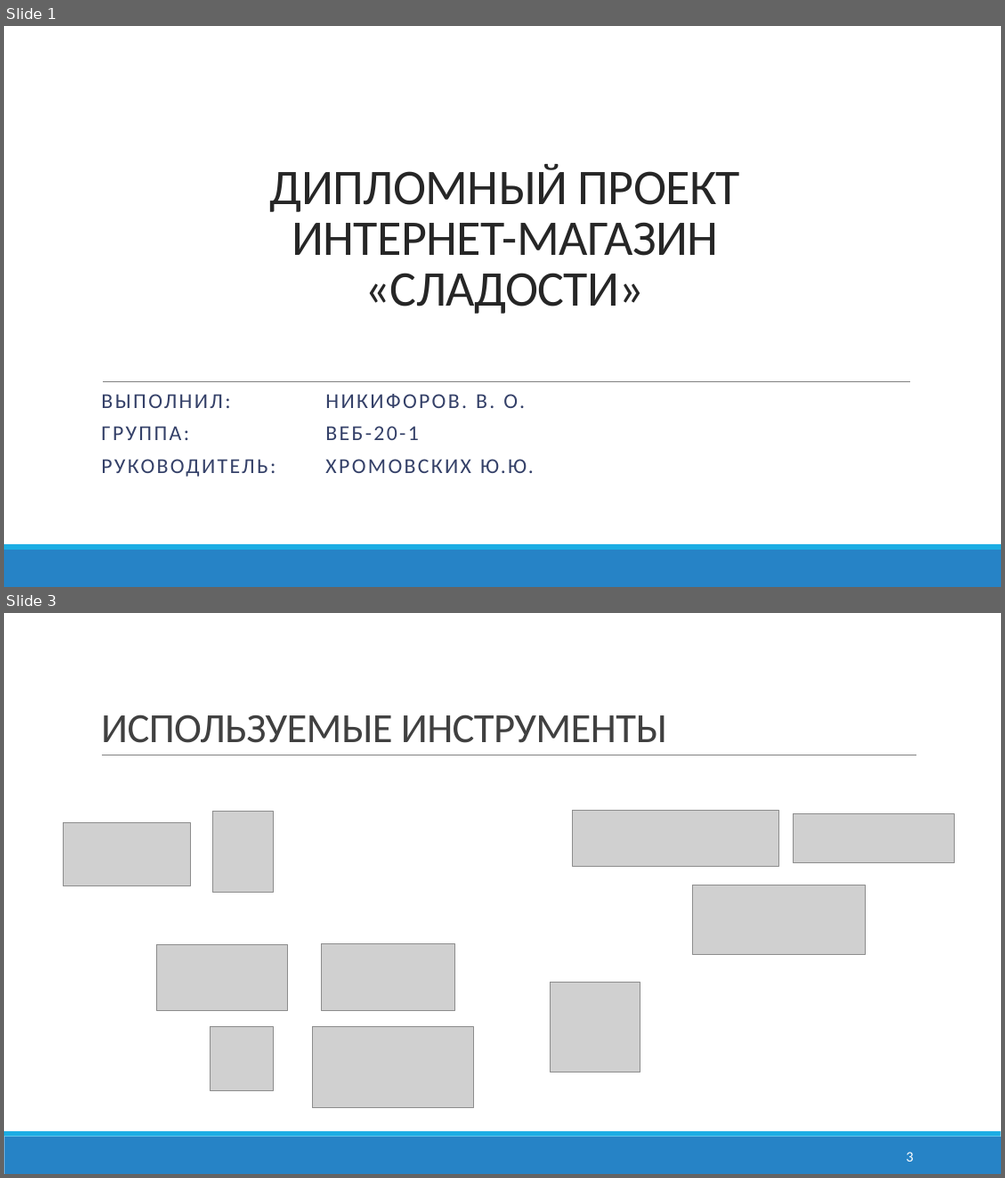
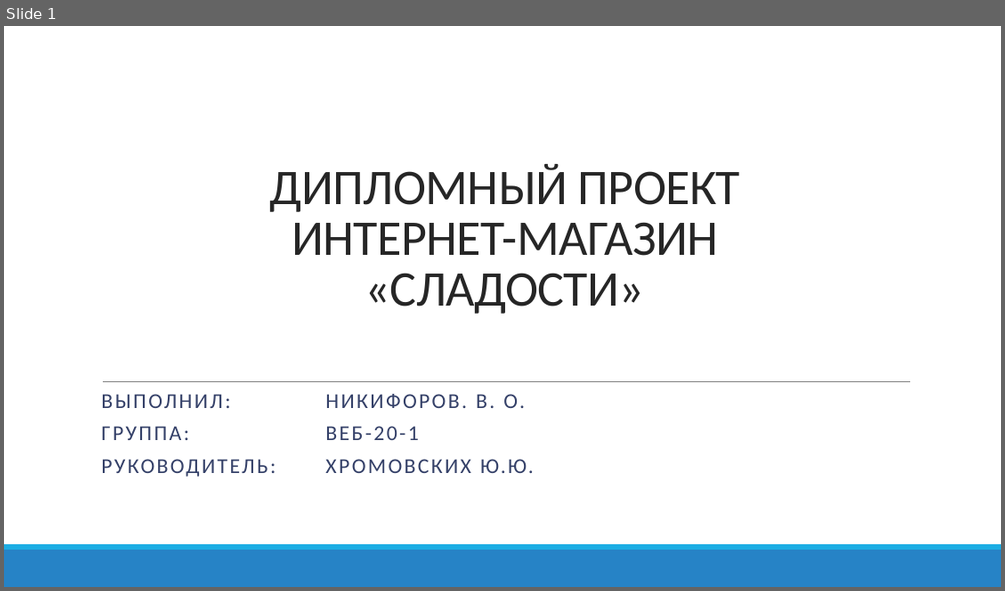
Before and after one commit to NikvaseN/degree-work, a slide deck: docs/Презентация.pptx. Shown one above the other, each under a label of ours: slides 1 and 3 before the commit, slide 1 after it; the slides between them are not shown. The pictures are 1005x1178 and 1005x591 pixels, drawn with LibreOffice and Linux fonts; fonts in the diff are those of the drawing; grey boxes stand for pictures. Boxes give left, top, right and bottom in pixels: in the first picture for what was removed or moved away, otherwise in the second. Text is boxed around its words. In the diff, an @@ line names an element or a change of style, - is before the commit and + after.

```diff
--- a/docs/Презентация.pptx
+++ b/docs/Презентация.pptx
@@ slide 3 removed at (4,613,1001,1174), background #FFFFFF; not listed: 2 template elements that a slide beside it also shows @@
@@ title removed at (101,714,667,743) @@
-ИСПОЛЬЗУЕМЫЕ ИНСТРУМЕНТЫ
@@ line removed from (102, 755) to (917, 755) @@
@@ picture removed at (63,823,190,887) @@
@@ picture removed at (212,811,273,892) @@
@@ picture removed at (573,811,778,866) @@
@@ picture removed at (793,814,955,863) @@
@@ picture removed at (693,885,865,954) @@
@@ picture removed at (156,944,288,1010) @@
@@ picture removed at (322,943,455,1010) @@
@@ picture removed at (550,981,639,1071) @@
@@ picture removed at (210,1027,274,1091) @@
@@ picture removed at (312,1027,474,1108) @@
@@ page number removed at (906,1151,913,1161) @@
-3
```
Also in this commit, not shown: 2 slides changed, 4 slides added, 1 other slide removed, 23 other files.
